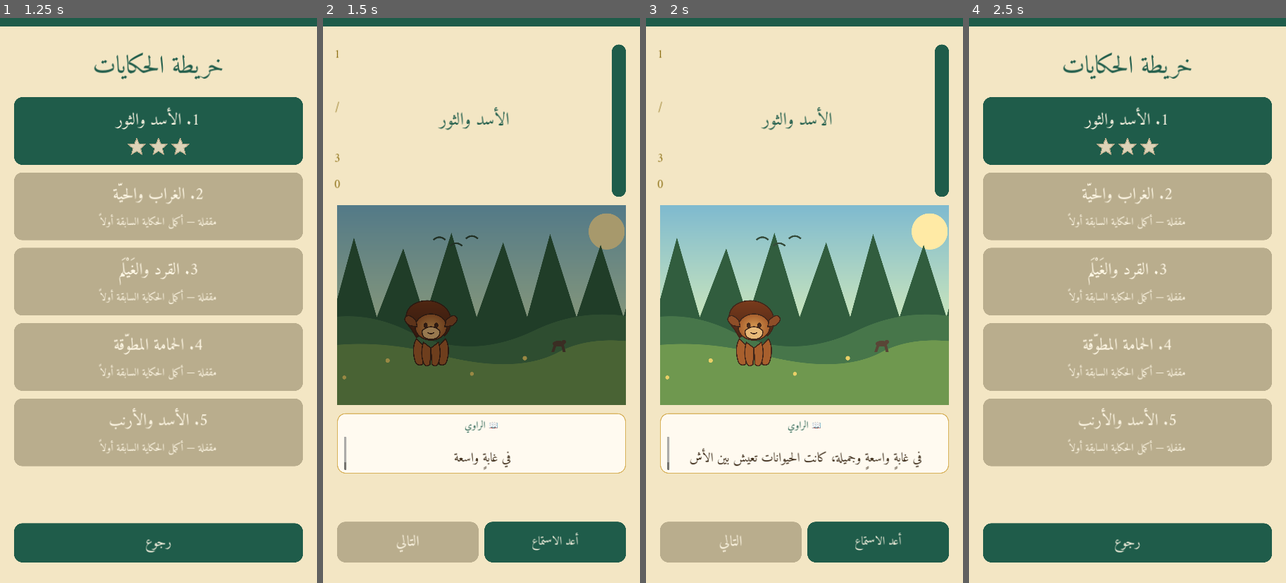
Above: before the commit, frames 1-4 (left to right).
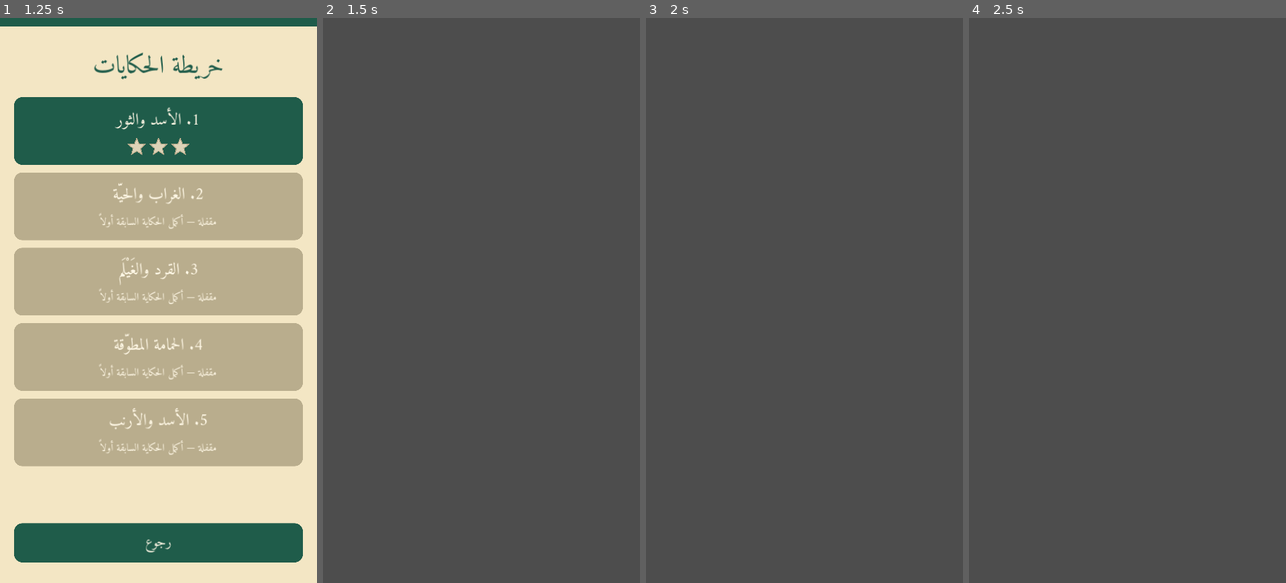
Above: after the commit, the same moments.

Repository: bdssmdkacem-dot/Kalila-Dimna
Game: Godot game, scene res://scenes/main_menu.tscn
The game is run twice, just before and just after one commit, with the same random seed, the same clock (stepped at 60 frames per second) and the same inputs.
Inputs (mouse positions are in pixels of both pictures, inside the frame that each line leads up to):
- Up to frame 1 (1.25 s): click "ابدأ الحكايات" at 0.5 s
- Up to frame 2 (1.5 s): click (481, 131) at 1.25 s
- Up to frame 3 (2 s): no input
- Up to frame 4 (2.5 s): click (1263, 119) at 2 s, where only the run before the commit has a clickable "رجوع"

Frame 1 is identical in both runs. In frame 2, 100% of the frame differs, in the area x 0-100%, y 0-100%; in frame 3, 100%; in frame 4, 100%.
Error after the commit: Parse Error: Too many arguments for "show_segment()" call. Expected at most 2 but received 3. (res://scenes/story_player.gd:171)

Commit message:
feat(story): pass scene data to 2D stage

Diff:
--- a/scenes/story_player.gd
+++ b/scenes/story_player.gd
@@ -168,7 +168,7 @@
 		return
 	var seg: Dictionary = segments[idx]
 	progress_lbl.text = "%d / %d" % [idx + 1, segments.size()]
-	animal_stage.show_segment(story.id, idx)
+	animal_stage.show_segment(story.id, idx, seg.get("scene", {}))
 	var segment_speaker := String(seg.get("speaker", ""))
 	animal_stage.set_speaker(segment_speaker)
 	speaker_lbl.text = _speaker_for_segment(story.id, idx)
